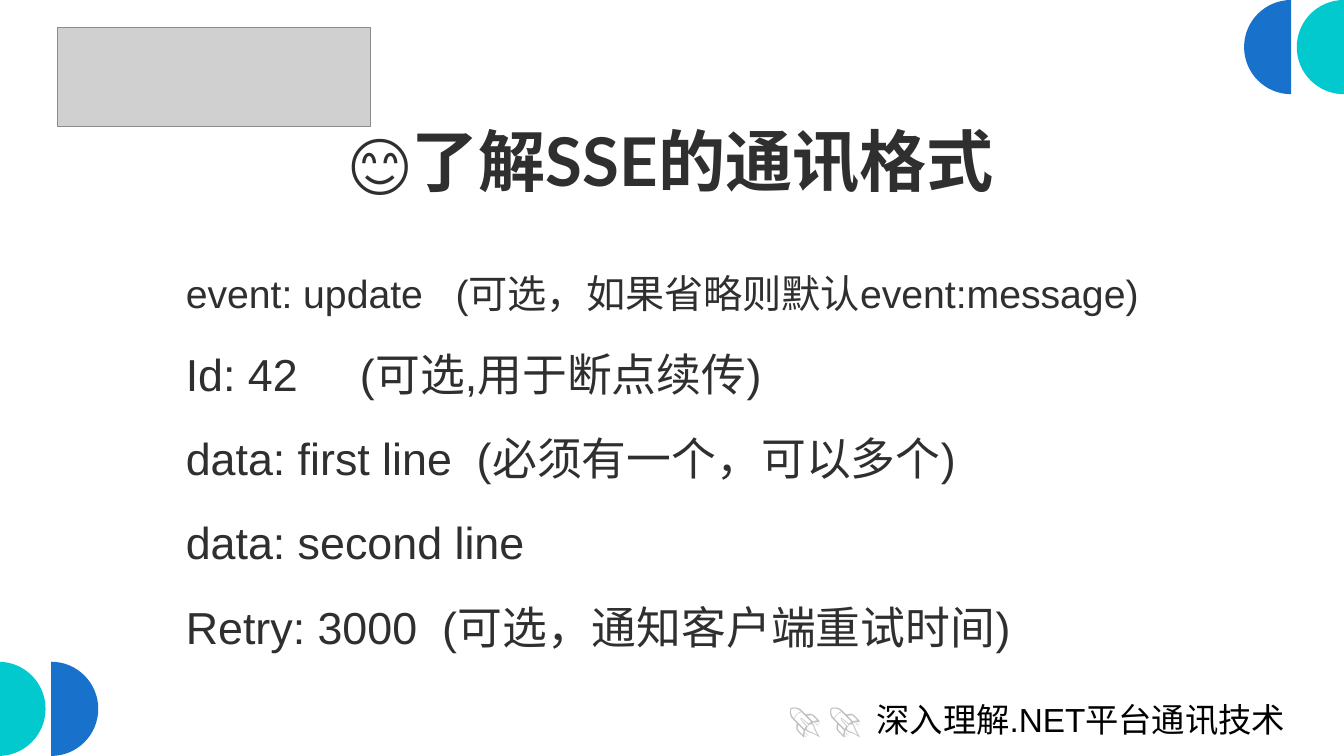
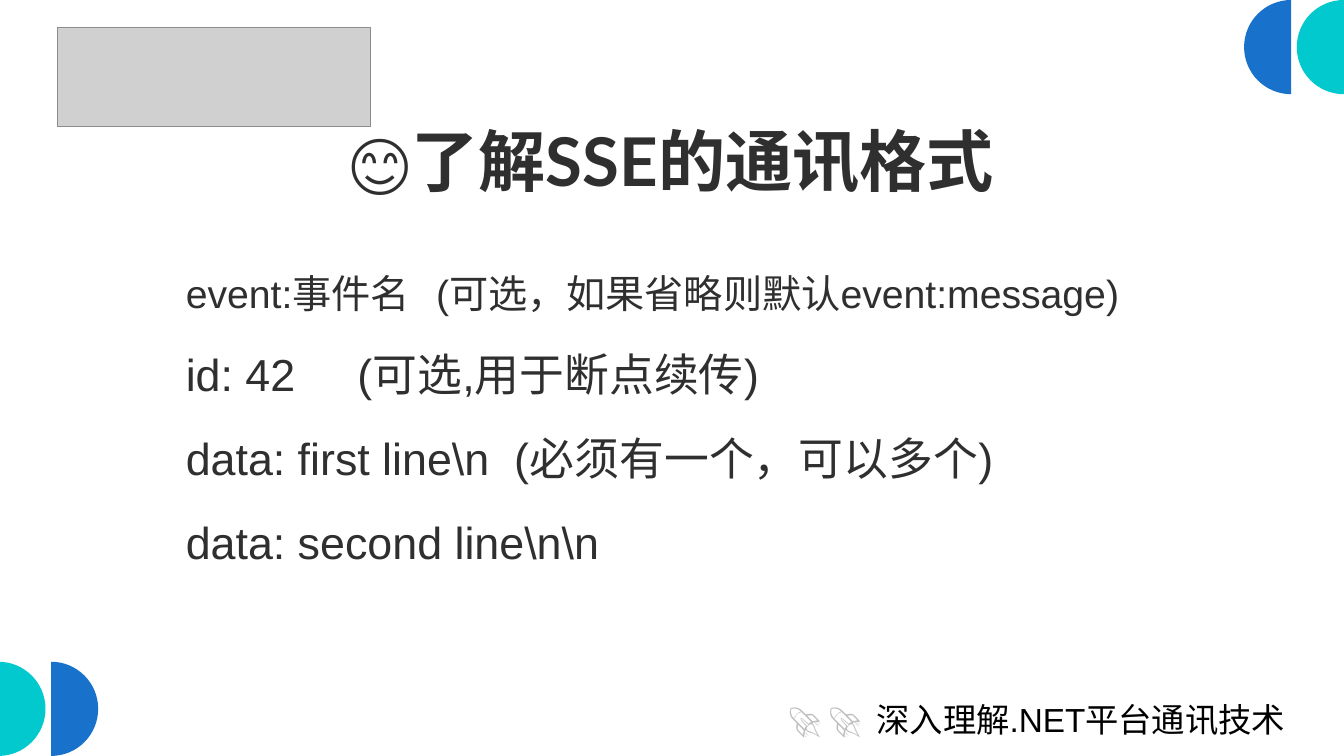
Before and after one commit to scottfly189/dotnet_net_course, a slide deck: slide 7 of src/8.SseDemo/sse_client.odp (slide 8 before the commit). Drawn at 1344x756 pixels with LibreOffice and Linux fonts; fonts in the diff are those of the drawing; grey boxes stand for pictures. Boxes give left, top, right and bottom in pixels: in the first picture for what was removed or moved away, otherwise in the second. Text is boxed around its words. In the diff, an @@ line names an element or a change of style, - is before the commit and + after.

```diff
--- a/src/8.SseDemo/sse_client.odp
+++ b/src/8.SseDemo/sse_client.odp
@@ text at [186, 277, 1119, 560]: text changed @@
-event: update (可选，如果省略则默认event:message)
-Id: 42 (可选,用于断点续传)
-data: first line (必须有一个，可以多个)
-data: second line
-Retry: 3000 (可选，通知客户端重试时间)
+event:事件名 (可选，如果省略则默认event:message)
+id: 42 (可选,用于断点续传)
+data: first line\n (必须有一个，可以多个)
+data: second line\n\n
```
Also in this commit, not shown: 16 other slides changed, 1 slide removed.
